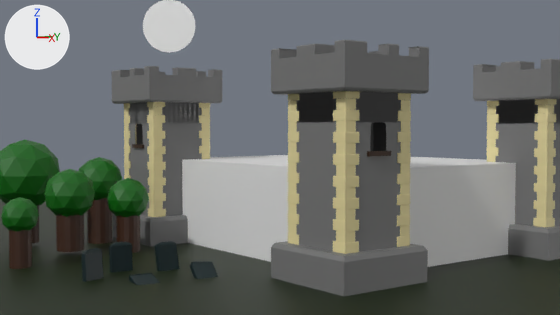
The Blender file 002.castle.blend as it was, and as the next commit left it.
Before and after are seen from the file's camera 'Camera'. The lights are fixed; the arrows at upper left show +X, +Y and +Z.

The first picture shows 'Body', 'Body.001', 'Body.002', 'Body.003', 'Bottom', 'Grass', 'Icosphere.001', 'Icosphere.004', 'Moon', 'Top', 'Top.001', 'Top.002'.
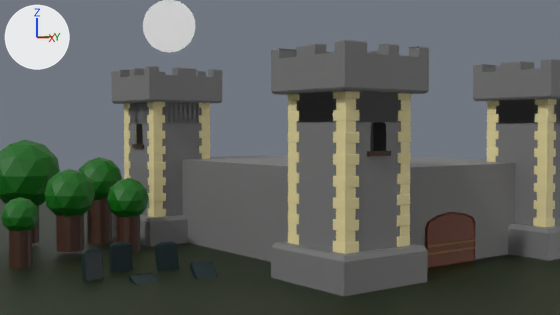
What differs and where, as boxes [x1, y1, x2, y2] in the pictures (560 x 315 px):
'Body', recoloured: [182, 155, 516, 267] in both
'Gate', added (brown): after [425, 212, 475, 268]
    faces in mat_wood_gate (brown #682b02): [425, 212, 475, 268]
    faces in mat_wood_gate_2 (brown #8b5e07): [428, 239, 475, 255]

Patch to the scene script:
```diff
--- a/002.castle.blend.py
+++ b/002.castle.blend.py
@@ mat_wood_gate_2 @@
+mat_wood_gate_2 = principled_material('Wood Gate 2')
+mat_wood_gate_2.base_color = (0.26, 0.111, 0.00222)  # brown #8b5e07
@@ mat_wood_gate @@
+mat_wood_gate = principled_material('Wood Gate')
+mat_wood_gate.base_color = (0.138, 0.024, 0.000667)  # brown #682b02
@@ me_cube_073 @@
 me_cube_073.from_pydata(...)  # 8 vertices, 6 faces; spans x -1.0..1.0, y -1.0..1.0, z -1.0..1.0
+me_cube_073.materials.append(mat_stone)  # grey #777777
@@ me_cube @@
+me_cube.from_pydata(...)  # 59 vertices, 58 faces; spans x -1.01..1.0, y -1.0..1.0, z -1.0..0.06
+# faces by material slot: [56, 2]
+me_cube.materials.append(mat_wood_gate)  # brown #682b02
+me_cube.materials.append(mat_wood_gate_2)  # brown #8b5e07
@@ ob_gate @@
+ob_gate = bpy.data.objects.new('Gate', me_cube)
+ob_gate.location = (0.03, 2.77, 1.0)
+ob_gate.scale = (-0.0376, 0.725, 1.0)
```
